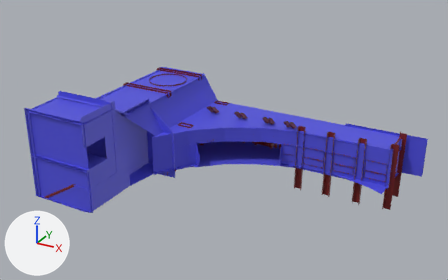
Before and after pictures for a commit that changed the FBX model Level Design/Assets/Scenes/Models/Power_station_LP.fbx.
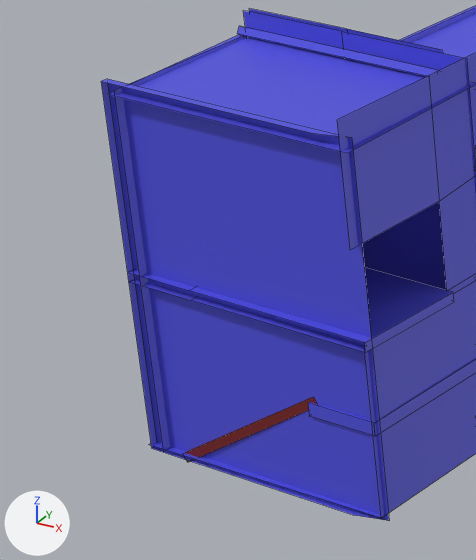
Old and new are each drawn whole from a camera (50 mm lens) standing at (-0.968, -0.657, 1.142) and looking at (-2.023, 1.262, 0.182) and again close up on the part from 0% to 25% of the width and 32% to 79% of the height. Every picture has the same lights, and +X, +Y and +Z are marked at lower left. The close-ups show mesh edges as thin lines. Where no turn or scale is listed for an object, it has been applied to the vertices.
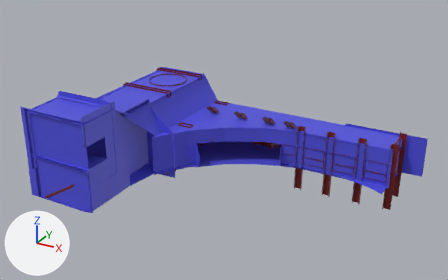
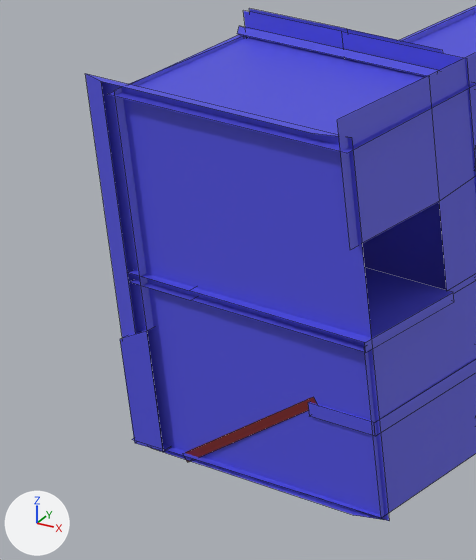
The newer file is also rescaled (x36.18), turned or shifted as a whole; pictures and numbers use the older file's frame.

Where the change shows, as pixel boxes [x1, y1, x2, y2] in the close-ups (476 x 560 px):
'pCube1063', reshaped
    before: [101, 5, 476, 521]
    after: [85, 5, 476, 521]
part 1 of me_mesh, built on
    before: [101, 36, 389, 521]
    after: [85, 36, 389, 521]

Patch to the scene script:
```diff
--- a/Level Design/Assets/Scenes/Models/Power_station_LP.fbx.py
+++ b/Level Design/Assets/Scenes/Models/Power_station_LP.fbx.py
@@ me_mesh @@
 # used by ob_pcube1063; location = (-1.975, 1.26, 0.134)
-me_mesh.from_pydata(...)  # 2578 vertices, 1725 faces; spans x -0.628..0.628, y -0.447..0.447, z -0.239..0.239
+me_mesh.from_pydata(...)  # 2582 vertices, 1729 faces; spans x -0.644..0.628, y -0.447..0.447, z -0.239..0.239
+# me_mesh part 1
+# 1 face is deleted
+# 42 vertices in x -0.547..-0.415, y -0.316, z -0.037..0.038 move by (0.0, -0.016, 0.0)
+# 28 vertices in x -0.57..-0.425, y -0.402, z -0.129..-0.041 move by (0.0, 0.019, 0.0)
+# 25 vertices in x -0.56..-0.427, y -0.402, z -0.129..-0.048 move by (0.0, 0.018, 0.0)
+# 4 vertices in x -0.492..-0.482, y -0.316, z 0.003..0.004 move by (0.001, -0.016, 0.0)
+# 14 vertices move from x -0.621..-0.415, y -0.441..-0.207, z -0.134..0.221 to x -0.644..-0.415, y -0.441..-0.207, z -0.134..0.221
+# 48 vertices are added at x -0.637..-0.432, y -0.442..-0.286, z -0.133..0.076
+# 20 new faces join them, mat_airlock_entrance_power_station_details (dark red #7a1c1c)
+# 8 new faces join them, mat_airlock_entrance_power_station_floor (blue #5050de)
 me_mesh.materials.append(mat_airlock_entrance_power_station_details)
```
